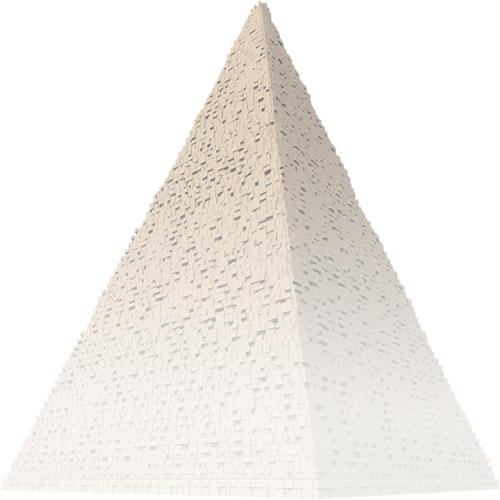
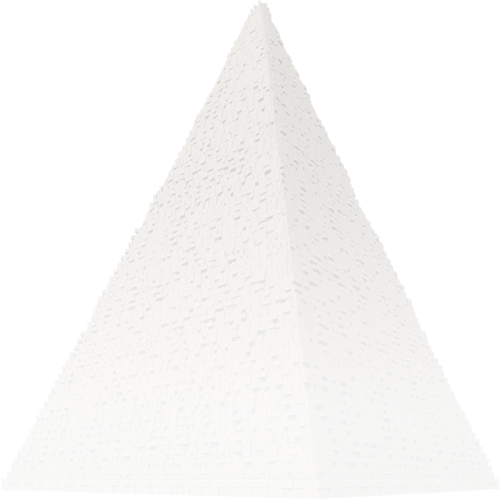
Revision of a layered 500 x 500 image; what changed, layer by layer:
hid "Layer 3" over [1, 0, 500, 499]
added layer "Layer 4" above "Layer 1" over [1, 0, 500, 499]
added layer "Layer 5" over [1, 0, 500, 499]
